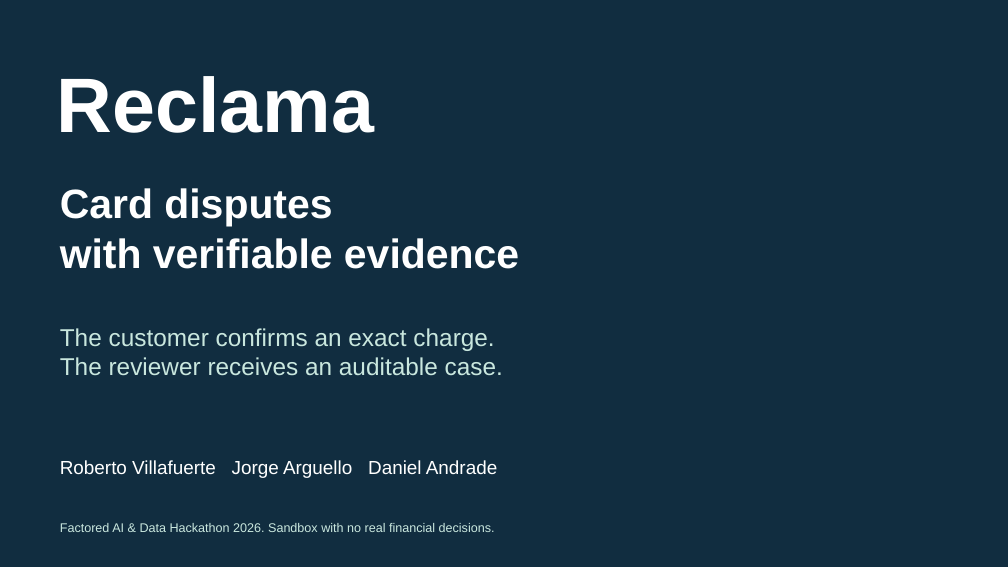
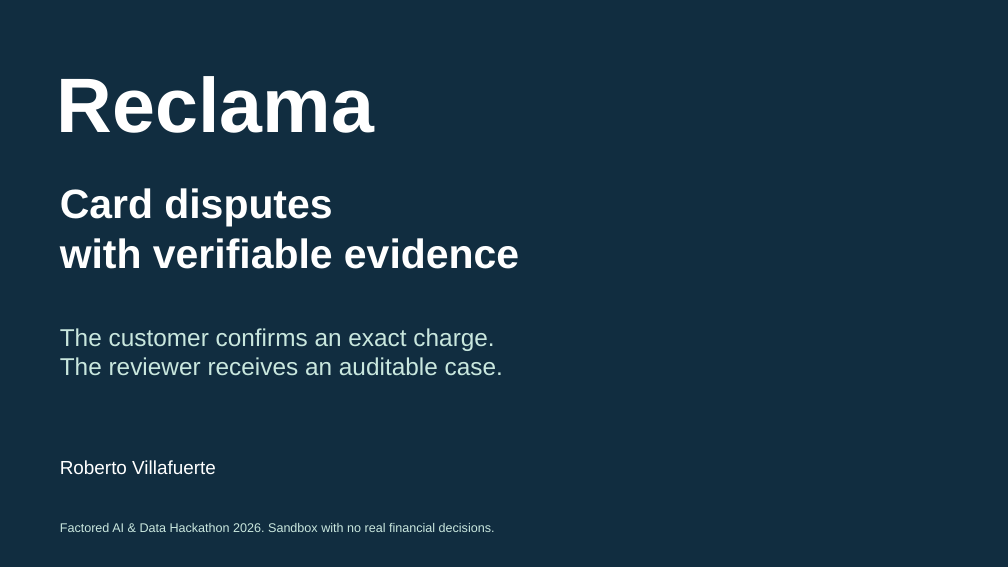
Before and after one commit to VillaforTech/factored-hackathon-2026-reclama, a slide deck: slide 1 of docs/release/2026-10-05/Reclama_Hackathon_6_slides_v6_EN.pptx. Drawn at 1008x567 pixels with LibreOffice and Linux fonts; fonts in the diff are those of the drawing. Boxes give left, top, right and bottom in pixels: in the first picture for what was removed or moved away, otherwise in the second. Text is boxed around its words. In the diff, an @@ line names an element or a change of style, - is before the commit and + after.

```diff
--- a/docs/release/2026-10-05/Reclama_Hackathon_6_slides_v6_EN.pptx
+++ b/docs/release/2026-10-05/Reclama_Hackathon_6_slides_v6_EN.pptx
@@ text at (x1=60, y1=460, x2=216, y2=474): text changed @@
-Roberto Villafuerte Jorge Arguello Daniel Andrade
+Roberto Villafuerte
```
Also in this commit, not shown: 1 other slide changed, 6 other files.
